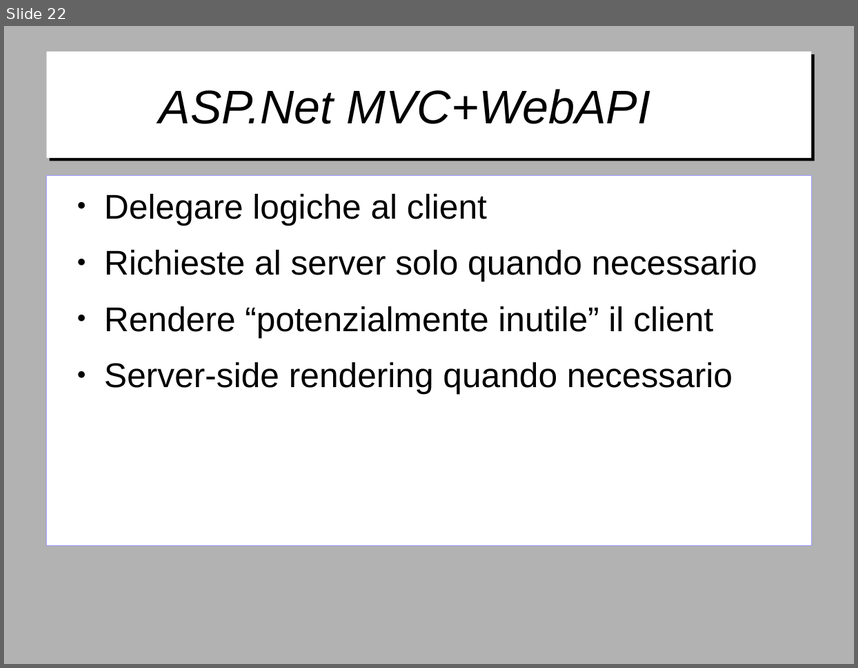
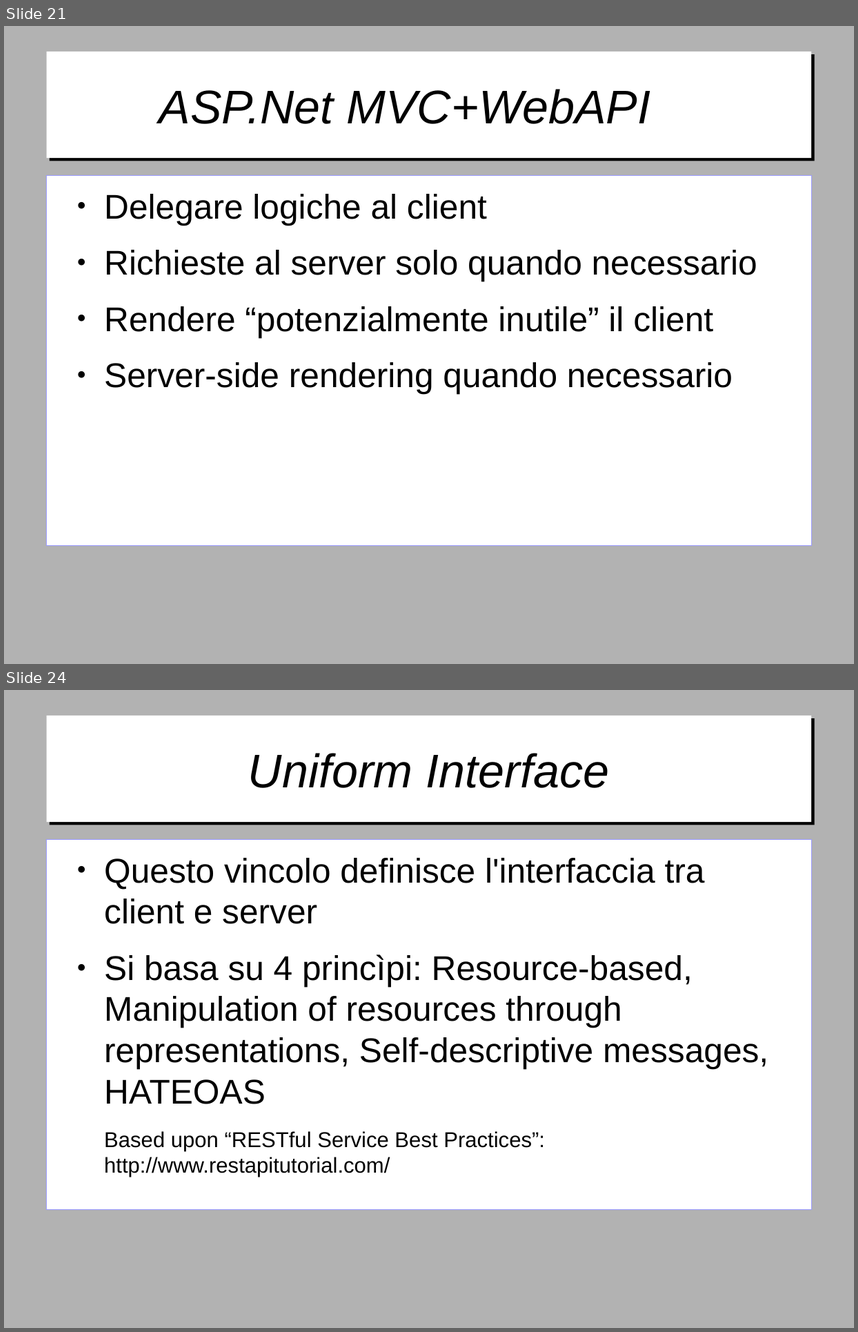
Before and after one commit to gitfer/ARXCourse, a slide deck: ARXCourse.odp. Shown one above the other, each under a label of ours: slide 22 before the commit, slides 21 and 24 after it; the slides between them are not shown. The pictures are 858x668 and 858x1332 pixels, drawn with LibreOffice and Linux fonts; fonts in the diff are those of the drawing; background and template pictures are left out. Boxes give left, top, right and bottom in pixels: in the first picture for what was removed or moved away, otherwise in the second. Text is boxed around its words. In the diff, an @@ line names an element or a change of style, - is before the commit and + after.

```diff
--- a/ARXCourse.odp
+++ b/ARXCourse.odp
@@ slide 24 added at [4, 690, 854, 1328], background #B2B2B2 @@
@@ title added at [46, 716, 812, 822], fill #FFFFFF, 44 pt, text #000000, italic @@
+Uniform Interface
@@ text added at [46, 839, 812, 1209], fill #FFFFFF, outline #9999FF 0 pt, 32 pt, text #000000 @@
+● Questo vincolo definisce l'interfaccia tra client e server
+● Si basa su 4 princìpi: Resource-based, Manipulation of resources through representations, Self-descriptive messages, HATEOAS
+Based upon “RESTful Service Best Practices”: http://www.restapitutorial.com/
@@ what was slide 22 is now slide 21 @@
```
Also in this commit, not shown: 3 slides changed, 18 other slides added, 1 slide removed.
